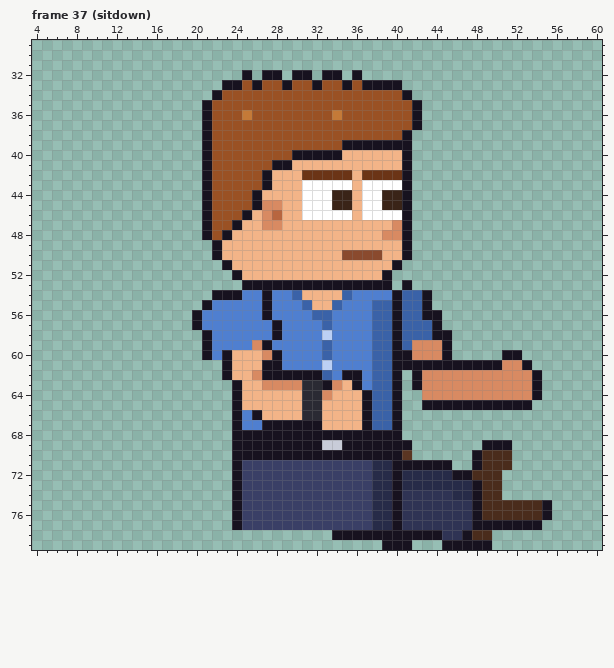
A pixel-art file gets an edit: sprites/custom/custom_intern_curly_right_anim.aseprite. The picture above was drawn from the file before the commit.
64x80 pixels, 129 frames. Shown: frame 37 (sitdown): x 4..60, y 29..79. The commit also changed other frames, which this record leaves out.
And afterwards:
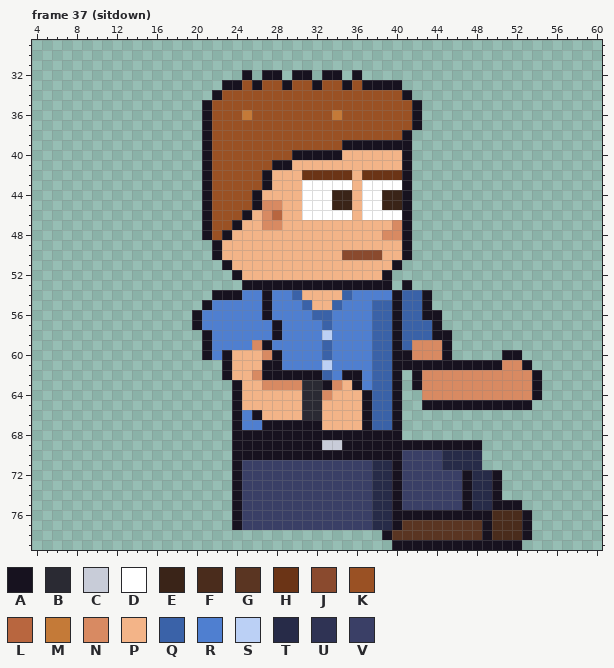
Palette (. is transparent): A #17121f  B #2a2a33  C #c8ccd8  D #ffffff  E #3a2418  F #4a2c1c  G #5a3522  H #6b3416  J #8a4a2e  K #9a5124  L #b8663f  M #c47a38  N #d88a62  P #f3b488  Q #3a62a8  R #4f7fd0  S #bbd0f5  T #272b48  U #2f3354  V #3a3f66
The exact change:
Frame 37 (sitdown), layers "Pants", "Shoes":
y 69: x 42..51 .......AAA -> AAAAAAA...
y 70: x 41..51 G......AFFF -> VVVVTTTT...
y 71: x 41..51 AAAAA..AFFF -> VVVVTTTT...
y 72: x 41..46 TTTTTA -> VVVVVV; x 48..50 FFF -> TTA
y 73: x 41..50 TTTTTTTAFF -> VVVVVVATTA
y 74: x 41..50 UUUUUTTAFF -> VVVVVVATTA
y 75: x 41..55 UUUUUUUAFFFFFFA -> VVVVVVATTAAA...
y 76: x 41..47 UUUUUUU -> AAAAAAA; x 49 F -> A; x 53..55 FFA -> A..
y 77: x 41..48 UUUUUUUA -> GGGGGGGG; x 50..52 AAA -> FFF; x 54 A -> .
y 78: x 34..38 AAAAA -> .....; x 40..53 AAAAAUUAFF.... -> GGGGGGGGGAFFFA
y 79: x 39 A -> .; x 42..44 ... -> AAA; x 50..52 ... -> AAA
Where, in picture pixels (left, top, right, bottom), the same in both pictures:
changed: (332, 440, 552, 550)
